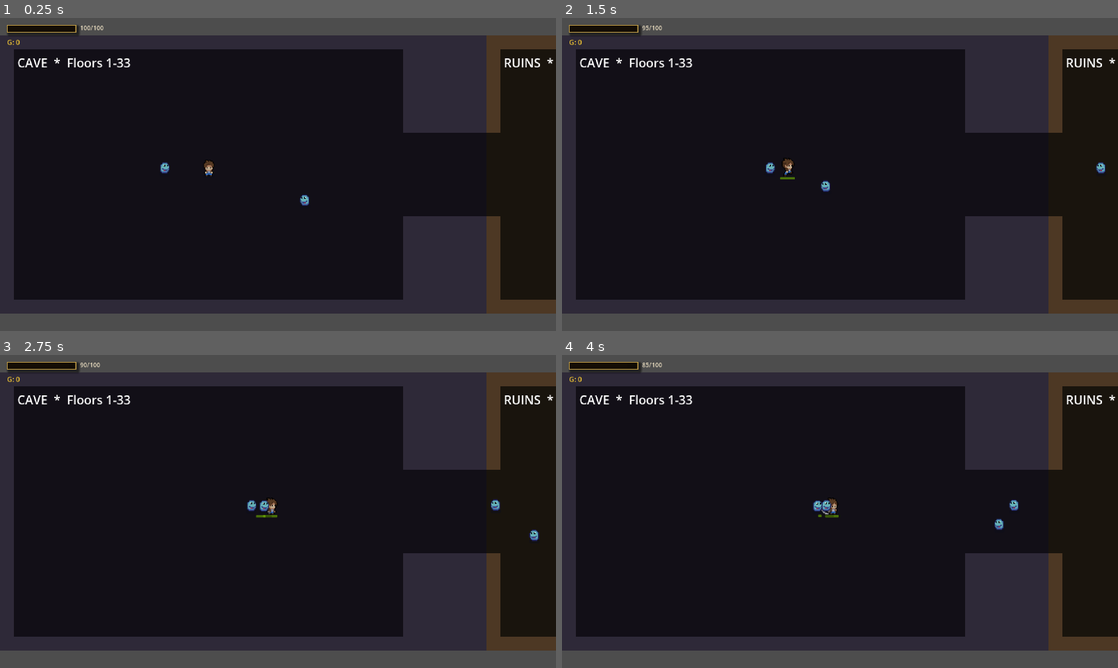
Above: before the commit, frames 1-4 (two rows, left to right).
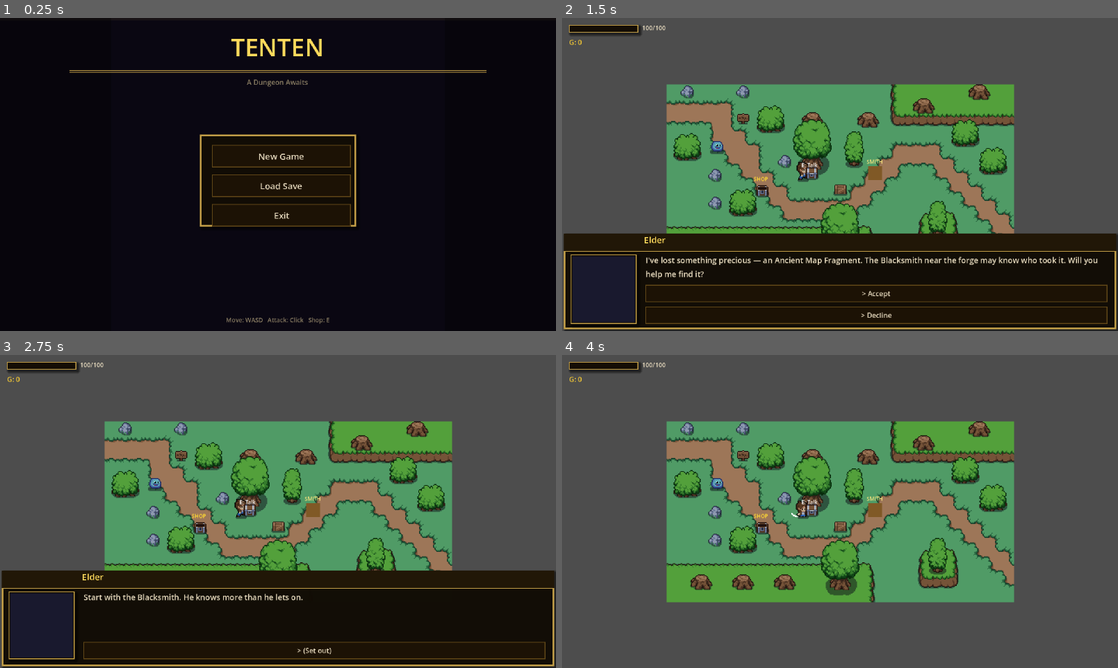
Above: after the commit, the same moments.

Repository: Puget-Sound-Skills-Center/godot-tenten-project
Game: Godot game, scene res://scenes/home_screen.tscn
The game is run twice, just before and just after one commit, with the same random seed, the same clock (stepped at 60 frames per second) and the same inputs. Before the commit the project starts from res://scenes/dungeon_showcase.tscn.
Inputs (mouse positions are in pixels of both pictures, inside the frame that each line leads up to):
- Up to frame 1 (0.25 s): no input
- Up to frame 2 (1.5 s): click (845, 155) at 0.5 s, where only the run after the commit has a clickable "New Game"; tap Enter at 1.25 s; move the mouse to (962, 158) at 1.27 s; hold D (move_right) from 1.28 s (still down); hold E (interact) from 1.28 s (still down); click (962, 158) at 1.42 s
- Up to frame 3 (2.75 s): release D (move_right) at 2 s; release E (interact) at 2 s; click (316, 630) at 2 s, where only the run after the commit has a clickable "> Accept"
- Up to frame 4 (4 s): click (878, 649) at 2.75 s, where only the run after the commit has a clickable "> (Set out)"; drag from (728, 527) to (834, 508) at 3.52 s

The runs differ from the first frame. In frame 1, 34% of the frame differs, in the area x 0-100%, y 0-100%; in frame 2, 78%; in frame 3, 77%; in frame 4, 88%, in the area x 0-100%, y 2-95%.

Commit message:
fix: restore home_screen.tscn as main scene

Diff:
--- a/project.godot
+++ b/project.godot
@@ -11,7 +11,7 @@
 [application]
 
 config/name="GodotTentenProject"
-run/main_scene="res://scenes/dungeon_showcase.tscn"
+run/main_scene="res://scenes/home_screen.tscn"
 config/features=PackedStringArray("4.6", "Forward Plus")
 
 [autoload]
